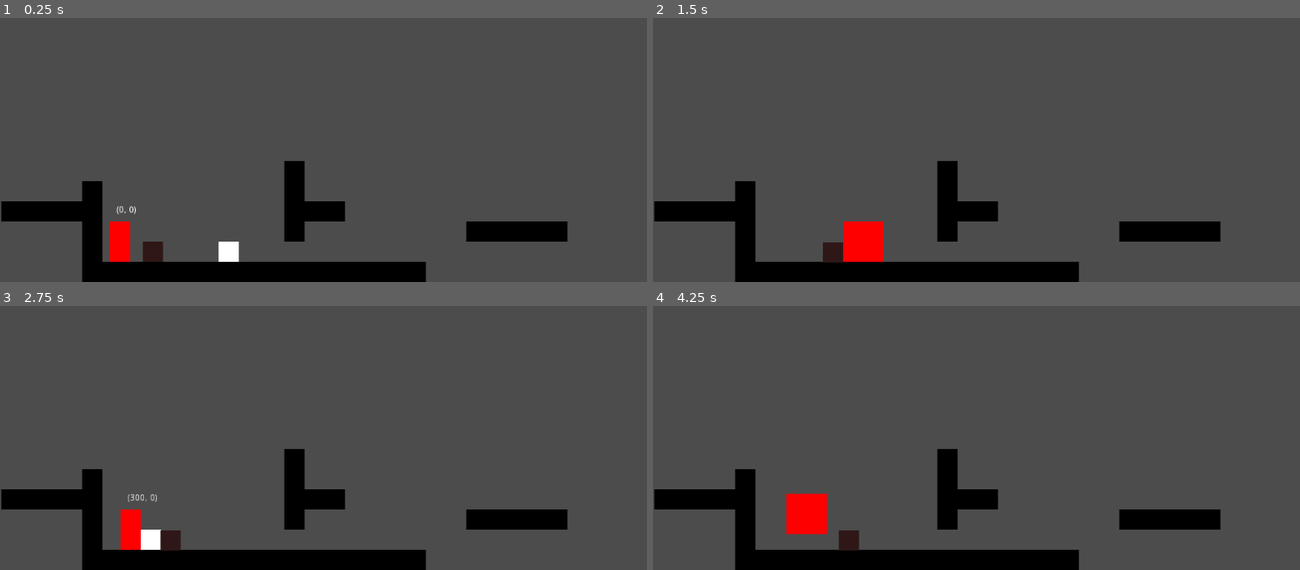
Above: before the commit, frames 1-4 (two rows, left to right).
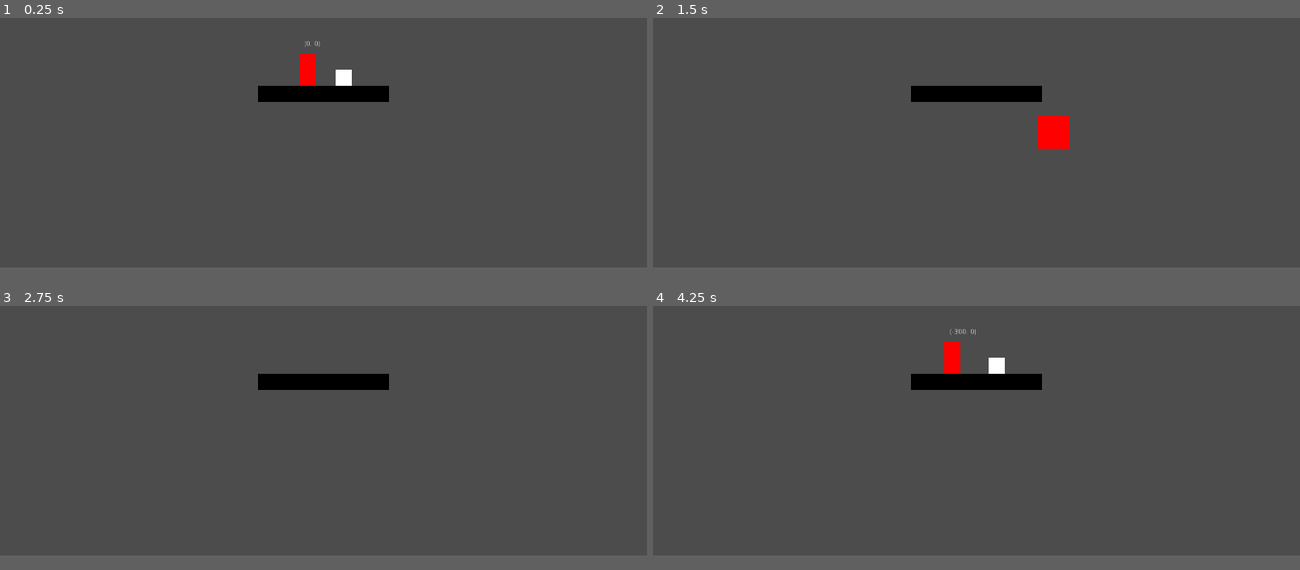
Above: after the commit, the same moments.

Repository: FireSquid6/Poltergeist-Heist
Game: Godot game, scene res://scenes/level_template.tscn
Same seed, same stepped clock (60 frames per second), same inputs: the game is played once before the commit and once after it. Before the commit the project starts from res://scenes/main.tscn.
Inputs:
- Up to frame 1 (0.25 s): no input
- Up to frame 2 (1.5 s): tap Enter at 0.5 s; hold Right (plr_right) 0.53-1.28 s; tap X (plr_merge) at 0.6 s; tap Up (plr_jump) at 0.77 s; hold Left (plr_left) from 1.28 s (still down); tap Z (plr_switch) at 1.35 s
- Up to frame 3 (2.75 s): tap Up (plr_jump) at 1.52 s; release Left (plr_left) at 2.03 s; hold Right (plr_right) from 2.03 s (still down); tap X (plr_merge) at 2.1 s
- Up to frame 4 (4.25 s): tap Z (plr_switch) at 2.85 s; tap Up (plr_jump) at 3.02, 3.77 s; release Right (plr_right) at 3.53 s; hold Left (plr_left) from 3.53 s (still down); tap X (plr_merge) at 3.6 s; tap R (restart_level, bound only after the commit) at 4.15 s
In our replay, the window is 800x468 before the commit and 800x450 after it. These sizes can differ from the game's own. Grey fills any space a smaller window leaves; there, only what the larger window draws over its background counts as a difference.

The runs differ from the first frame. In frame 1, 11% of the frame differs, in the area x 0-100%, y 8-100%; in frame 2, 11%, in the area x 0-100%, y 25-100%; in frame 3, 11%; in frame 4, 11%.

Commit message:
add on and off system

Diff:
--- a/src/instances/controller/controller.tscn
+++ b/src/instances/controller/controller.tscn
@@ -9,7 +9,7 @@
 
 [node name="Indicator" type="Node" parent="."]
 
-[node name="Lank" parent="." instance=ExtResource( 2 )]
+[node name="Lanky" parent="." instance=ExtResource( 2 )]
 
 [node name="Stubby" parent="." instance=ExtResource( 3 )]
 position = Vector2( 9, -64 )
--- /dev/null
+++ b/src/instances/level_entities/button/button.gd
@@ -0,0 +1,20 @@
+extends Area2D
+class_name GameButton
+
+
+var pressed = false
+signal pressed()
+signal released()
+
+func _on_Button_body_entered(body):
+	if body as Player:
+		emit_signal("pressed")
+		pressed = true
+		$Polygon2D.scale.y = 0.5
+
+
+func _on_Button_body_exited(body):
+	if body as Player:
+		emit_signal("released")
+		pressed = false
+		$Polygon2D.scale.y = 1
--- /dev/null
+++ b/src/instances/level_entities/button/button.tscn
@@ -0,0 +1,23 @@
+[gd_scene load_steps=3 format=2]
+
+[ext_resource path="res://instances/level_entities/button/button.gd" type="Script" id=1]
+
+[sub_resource type="RectangleShape2D" id=1]
+extents = Vector2( 16, 8 )
+
+[node name="Button" type="Area2D"]
+collision_layer = 4
+collision_mask = 2
+script = ExtResource( 1 )
+
+[node name="CollisionShape2D" type="CollisionShape2D" parent="."]
+position = Vector2( 0, -8 )
+shape = SubResource( 1 )
+
+[node name="Polygon2D" type="Polygon2D" parent="."]
+position = Vector2( 32, 0 )
+color = Color( 0.537255, 0.560784, 0.941176, 1 )
+polygon = PoolVector2Array( -48, -16, -16, -16, -16, 0, -48, 0 )
+
+[connection signal="body_entered" from="." to="." method="_on_Button_body_entered"]
+[connection signal="body_exited" from="." to="." method="_on_Button_body_exited"]
--- a/src/instances/level_entities/crate/crate.tscn
+++ b/src/instances/level_entities/crate/crate.tscn
@@ -6,8 +6,10 @@
 extents = Vector2( 15, 15 )
 
 [node name="Crate" type="KinematicBody2D"]
-collision_layer = 5
+collision_layer = 4
+collision_mask = 0
 script = ExtResource( 1 )
+heavy = true
 
 [node name="CollisionShape2D" type="CollisionShape2D" parent="."]
 position = Vector2( 16, -16 )
--- /dev/null
+++ b/src/instances/level_entities/toggleables/toggleable.gd
@@ -0,0 +1,11 @@
+extends Node
+class_name Toggleable
+
+
+# to be overwritten by inherited nodes
+func turn_on():
+	pass
+
+
+func turn_off():
+	pass
--- a/src/project.godot
+++ b/src/project.godot
@@ -14,20 +14,32 @@
 "language": "GDScript",
 "path": "res://instances/level_entities/crate/crate.gd"
 }, {
+"base": "Area2D",
+"class": "GameButton",
+"language": "GDScript",
+"path": "res://instances/level_entities/button/button.gd"
+}, {
 "base": "KinematicBody2D",
 "class": "Player",
 "language": "GDScript",
 "path": "res://instances/players/lanky/player.gd"
+}, {
+"base": "Node",
+"class": "Toggleable",
+"language": "GDScript",
+"path": "res://instances/level_entities/toggleables/toggleable.gd"
 } ]
 _global_script_class_icons={
 "Crate": "",
-"Player": ""
+"GameButton": "",
+"Player": "",
+"Toggleable": ""
 }
 
 [application]
 
 config/name="Godot Wild Jam #43"
-run/main_scene="res://scenes/main.tscn"
+run/main_scene="res://scenes/level_template.tscn"
 config/icon="res://icon.png"
 
 [audio]
@@ -37,6 +49,15 @@
 [autoload]
 
 Global="*res://singletons/global.gd"
+
+[display]
+
+window/size/width=1920
+window/size/height=1080
+window/size/test_width=960
+window/size/test_height=540
+window/stretch/mode="2d"
+window/stretch/aspect="keep"
 
 [importer_defaults]
 
@@ -49,26 +70,39 @@
 plr_jump={
 "deadzone": 0.5,
 "events": [ Object(InputEventKey,"resource_local_to_scene":false,"resource_name":"","device":0,"alt":false,"shift":false,"control":false,"meta":false,"command":false,"pressed":false,"scancode":16777232,"physical_scancode":0,"unicode":0,"echo":false,"script":null)
+, Object(InputEventJoypadButton,"resource_local_to_scene":false,"resource_name":"","device":-1,"button_index":0,"pressure":0.0,"pressed":false,"script":null)
  ]
 }
 plr_left={
 "deadzone": 0.5,
 "events": [ Object(InputEventKey,"resource_local_to_scene":false,"resource_name":"","device":0,"alt":false,"shift":false,"control":false,"meta":false,"command":false,"pressed":false,"scancode":16777231,"physical_scancode":0,"unicode":0,"echo":false,"script":null)
+, Object(InputEventJoypadMotion,"resource_local_to_scene":false,"resource_name":"","device":-1,"axis":0,"axis_value":-1.0,"script":null)
+, Object(InputEventJoypadButton,"resource_local_to_scene":false,"resource_name":"","device":-1,"button_index":14,"pressure":0.0,"pressed":false,"script":null)
  ]
 }
 plr_right={
 "deadzone": 0.5,
 "events": [ Object(InputEventKey,"resource_local_to_scene":false,"resource_name":"","device":0,"alt":false,"shift":false,"control":false,"meta":false,"command":false,"pressed":false,"scancode":16777233,"physical_scancode":0,"unicode":0,"echo":false,"script":null)
+, Object(InputEventJoypadMotion,"resource_local_to_scene":false,"resource_name":"","device":-1,"axis":0,"axis_value":1.0,"script":null)
+, Object(InputEventJoypadButton,"resource_local_to_scene":false,"resource_name":"","device":-1,"button_index":15,"pressure":0.0,"pressed":false,"script":null)
  ]
 }
 plr_switch={
 "deadzone": 0.5,
 "events": [ Object(InputEventKey,"resource_local_to_scene":false,"resource_name":"","device":0,"alt":false,"shift":false,"control":false,"meta":false,"command":false,"pressed":false,"scancode":90,"physical_scancode":0,"unicode":0,"echo":false,"script":null)
+, Object(InputEventJoypadButton,"resource_local_to_scene":false,"resource_name":"","device":-1,"button_index":2,"pressure":0.0,"pressed":false,"script":null)
  ]
 }
 plr_merge={
 "deadzone": 0.5,
 "events": [ Object(InputEventKey,"resource_local_to_scene":false,"resource_name":"","device":0,"alt":false,"shift":false,"control":false,"meta":false,"command":false,"pressed":false,"scancode":88,"physical_scancode":0,"unicode":0,"echo":false,"script":null)
+, Object(InputEventJoypadButton,"resource_local_to_scene":false,"resource_name":"","device":-1,"button_index":3,"pressure":0.0,"pressed":false,"script":null)
+ ]
+}
+restart_level={
+"deadzone": 0.5,
+"events": [ Object(InputEventKey,"resource_local_to_scene":false,"resource_name":"","device":0,"alt":false,"shift":false,"control":false,"meta":false,"command":false,"pressed":false,"scancode":82,"physical_scancode":0,"unicode":0,"echo":false,"script":null)
+, Object(InputEventJoypadButton,"resource_local_to_scene":false,"resource_name":"","device":-1,"button_index":1,"pressure":0.0,"pressed":false,"script":null)
  ]
 }
 
--- /dev/null
+++ b/src/scenes/level_template.tscn
@@ -0,0 +1,30 @@
+[gd_scene load_steps=4 format=2]
+
+[ext_resource path="res://instances/walls/walls.tscn" type="PackedScene" id=1]
+[ext_resource path="res://singletons/level.gd" type="Script" id=2]
+[ext_resource path="res://instances/controller/controller.tscn" type="PackedScene" id=3]
+
+[node name="Level" type="Node2D"]
+script = ExtResource( 2 )
+
+[node name="TileMap" parent="." instance=ExtResource( 1 )]
+tile_data = PoolIntArray( 65532, 0, 0, 65533, 0, 0, 65534, 0, 0, 65535, 0, 0, 0, 0, 0, 1, 0, 0, 2, 0, 0, 3, 0, 0 )
+
+[node name="Controller" parent="." instance=ExtResource( 3 )]
+position = Vector2( -32, -8 )
+
+[node name="Lanky" parent="Controller" index="1"]
+position = Vector2( -16, -56 )
+
+[node name="Stubby" parent="Controller" index="2"]
+position = Vector2( 56, -56 )
+
+[node name="Entities" type="Node2D" parent="."]
+
+[node name="Gates" type="Node2D" parent="."]
+
+[node name="Camera2D" type="Camera2D" parent="."]
+current = true
+zoom = Vector2( 0.66, 0.66 )
+
+[editable path="Controller"]
--- a/src/scenes/main.tscn
+++ /dev/null
@@ -1,30 +0,0 @@
-[gd_scene load_steps=4 format=2]
-
-[ext_resource path="res://instances/walls/walls.tscn" type="PackedScene" id=1]
-[ext_resource path="res://instances/level_entities/crate/crate.tscn" type="PackedScene" id=2]
-[ext_resource path="res://instances/controller/controller.tscn" type="PackedScene" id=3]
-
-[node name="Main" type="Node2D"]
-
-[node name="TileMap" parent="." instance=ExtResource( 1 )]
-tile_data = PoolIntArray( -327675, 0, 0, -196613, 0, 0, -262139, 0, 0, -131081, 0, 0, -131080, 0, 0, -131079, 0, 0, -131078, 0, 0, -131077, 0, 0, -196603, 0, 0, -196602, 0, 0, -196601, 0, 0, -65541, 0, 0, -131067, 0, 0, -131058, 0, 0, -131057, 0, 0, -131056, 0, 0, -131055, 0, 0, -131054, 0, 0, -5, 0, 0, 65531, 0, 0, 65532, 0, 0, 65533, 0, 0, 65534, 0, 0, 65535, 0, 0, 0, 0, 0, 1, 0, 0, 2, 0, 0, 3, 0, 0, 4, 0, 0, 5, 0, 0, 6, 0, 0, 7, 0, 0, 8, 0, 0, 9, 0, 0, 10, 0, 0, 11, 0, 0 )
-
-[node name="Controller" parent="." instance=ExtResource( 3 )]
-position = Vector2( -28, -3 )
-
-[node name="Lank" parent="Controller" index="1"]
-position = Vector2( -88, -61 )
-
-[node name="Stubby" parent="Controller" index="2"]
-position = Vector2( 84, -61 )
-
-[node name="Entities" type="Node2D" parent="."]
-
-[node name="LightCrate" parent="Entities" instance=ExtResource( 2 )]
-position = Vector2( -64, 0 )
-
-[node name="Camera2D" type="Camera2D" parent="."]
-position = Vector2( 222, -268 )
-current = true
-
-[editable path="Controller"]
--- /dev/null
+++ b/src/scenes/test_level.tscn
@@ -0,0 +1,16 @@
+[gd_scene load_steps=3 format=2]
+
+[ext_resource path="res://scenes/level_template.tscn" type="PackedScene" id=1]
+[ext_resource path="res://instances/level_entities/button/button.tscn" type="PackedScene" id=2]
+
+[node name="TestLevel" instance=ExtResource( 1 )]
+
+[node name="TileMap" parent="." index="0"]
+tile_data = PoolIntArray( -131067, 0, 0, -131066, 0, 0, -131065, 0, 0, -131064, 0, 0, -131063, 0, 0, 65532, 0, 0, 65533, 0, 0, 65534, 0, 0, 65535, 0, 0, 0, 0, 0, 1, 0, 0, 2, 0, 0, 3, 0, 0 )
+
+[node name="Lanky" parent="Controller" index="1"]
+position = Vector2( -80, -56 )
+
+[node name="Button" parent="Entities" index="0" instance=ExtResource( 2 )]
+
+[editable path="Controller"]
--- /dev/null
+++ b/src/singletons/level.gd
@@ -0,0 +1,28 @@
+extends Node2D
+
+
+var total_gates = 0
+var gates_completed = 0
+
+onready var gates = get_node("Gates")
+
+func _ready():
+	total_gates = gates.get_child_count()
+
+
+func _process(_delta):
+	# move to next level
+	if gates_completed == total_gates:
+		pass
+
+	# restart current level
+	if Input.is_action_just_pressed("restart_level"):
+		restart_level()
+
+
+func restart_level():
+	get_tree().reload_current_scene()
+
+
+func change_levels(next_level):
+	get_tree().change_scene(next_level)
Not shown, changed: src/.mono/metadata/ide_messaging_meta.txt
Not shown, added: src/resources/crate.png.import
Not shown, added: src/resources/heavy_crate.png.import
